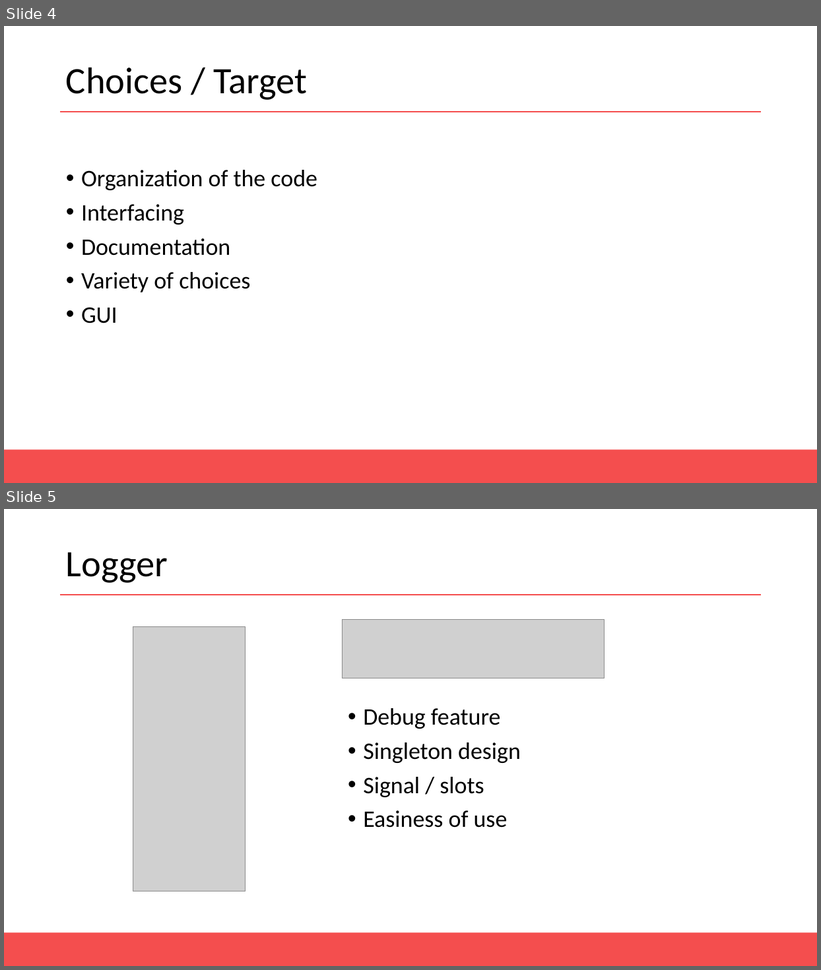
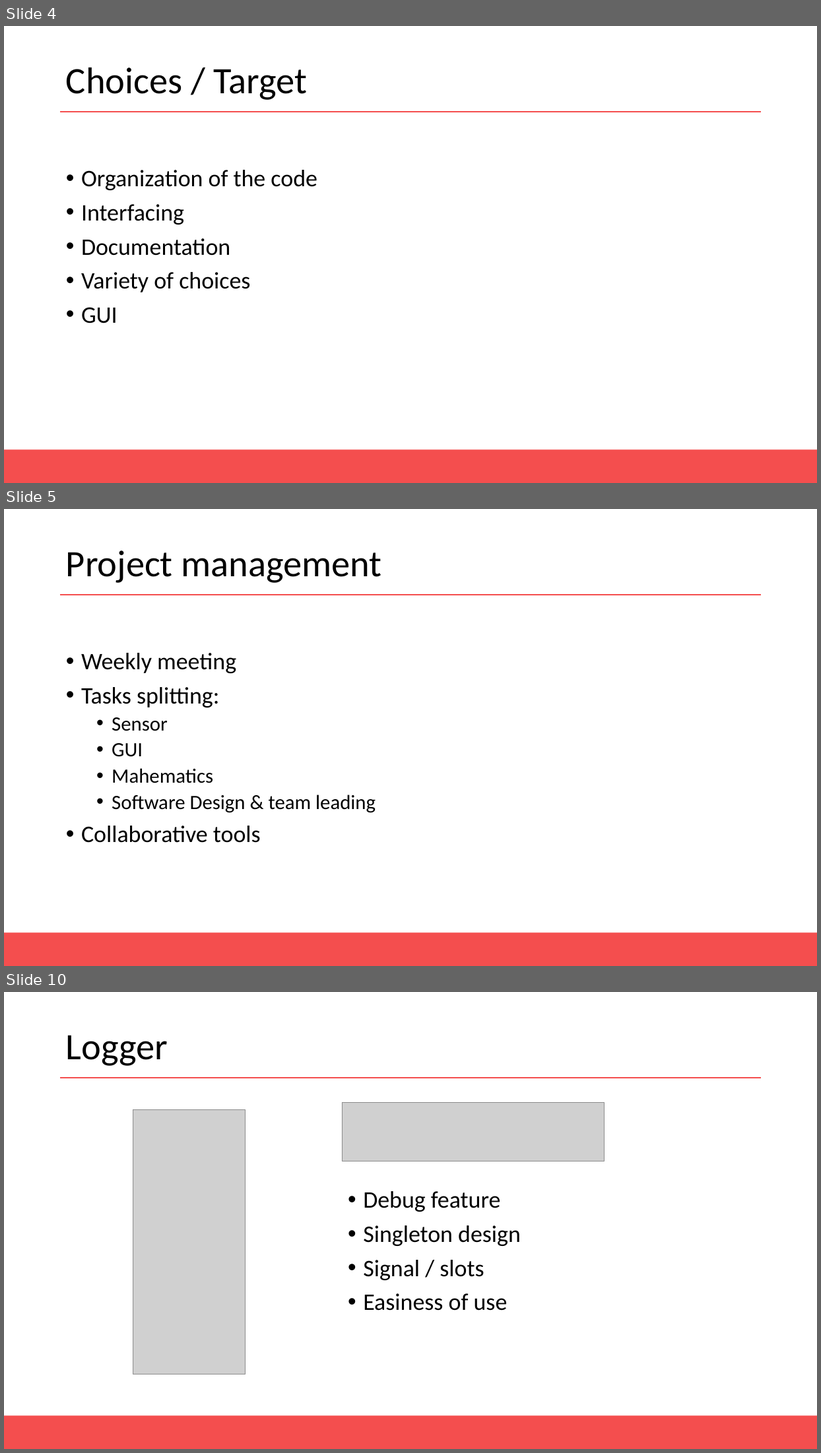
Before and after one commit to AntoineMerlet/3DScan, a slide deck: Presentation/MAGMA Presentation.pptx. Shown one above the other, each under a label of ours: slides 4 and 5 before the commit, slides 4, 5 and 10 after it; the slides between them are not shown. The pictures are 821x970 and 821x1453 pixels, drawn with LibreOffice and Linux fonts; fonts in the diff are those of the drawing; grey boxes stand for pictures. Boxes give left, top, right and bottom in pixels: in the first picture for what was removed or moved away, otherwise in the second. Text is boxed around its words. In the diff, an @@ line names an element or a change of style, - is before the commit and + after.

```diff
--- a/Presentation/MAGMA Presentation.pptx
+++ b/Presentation/MAGMA Presentation.pptx
@@ slide 5 added at (4, 509, 817, 966), background #FFFFFF; not listed: 2 template elements that a slide beside it also shows @@
@@ title added at (66, 551, 382, 583), 44 pt, text #000000 @@
+Project management
@@ text added at (81, 653, 376, 843), 28 pt, text #000000 @@
+• Weekly meeting
+• Tasks splitting:
+  • Sensor
+  • GUI
+  • Mahematics
+  • Software Design & team leading
+• Collaborative tools
@@ what was slide 5 is now slide 10 @@
```
Also in this commit, not shown: 1 slide changed, 5 other slides added, 1 other file.
